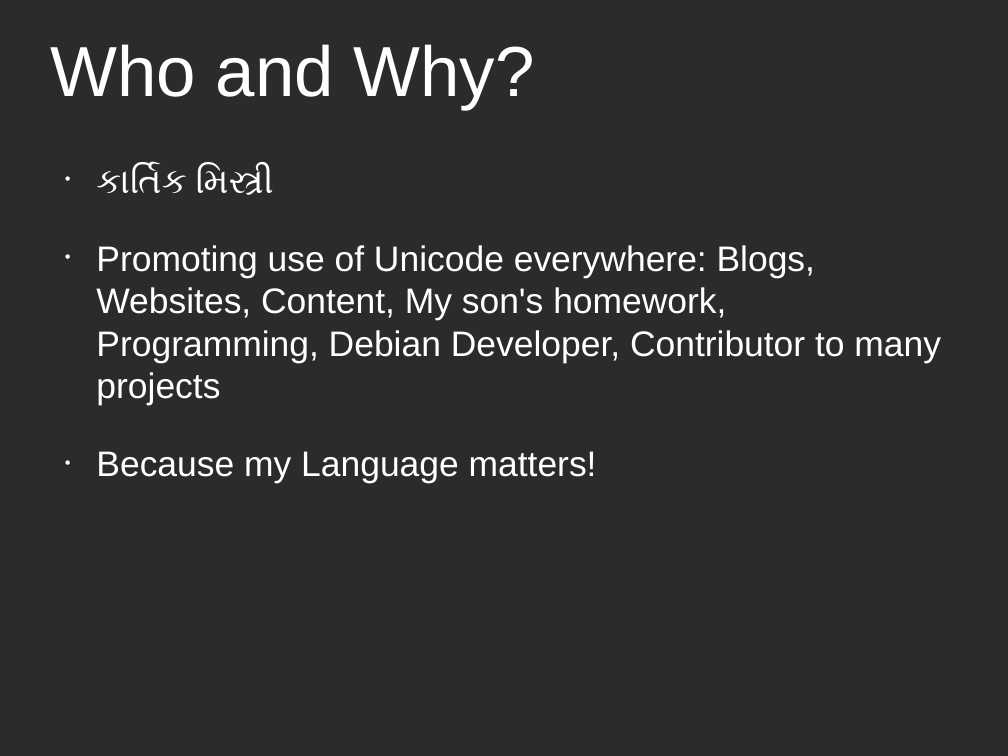
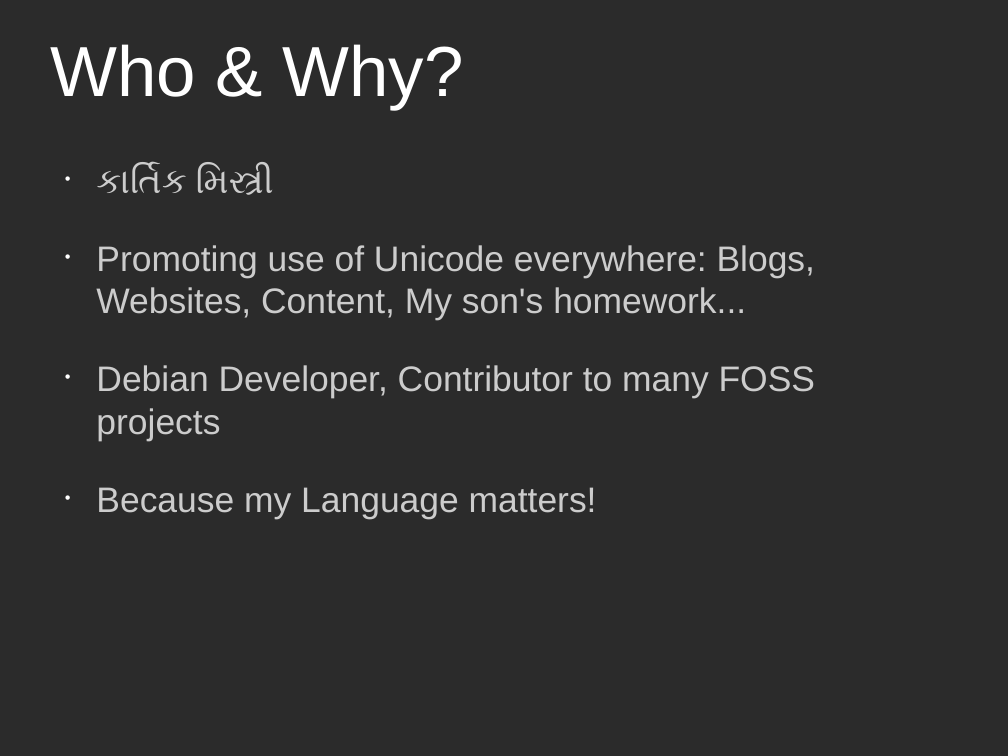
Before and after one commit to kartikm/talks, a slide deck: slide 2 of unicode-and-openweb_FCRS-CEPT_18122009.odp. Drawn at 1008x756 pixels with LibreOffice and Linux fonts; fonts in the diff are those of the drawing; background and template pictures are left out; a plain dark background stands for a picture behind light text. Boxes give left, top, right and bottom in pixels: in the first picture for what was removed or moved away, otherwise in the second. Text is boxed around its words. In the diff, an @@ line names an element or a change of style, - is before the commit and + after.

```diff
--- a/unicode-and-openweb_FCRS-CEPT_18122009.odp
+++ b/unicode-and-openweb_FCRS-CEPT_18122009.odp
@@ title at bbox=[50, 44, 464, 109]: text changed @@
-Who and Why?
+Who & Why?
@@ text at bbox=[96, 165, 597, 519]: text colour #FFFFFF to #CCCCCC in "કાર્તિક મિસ્ત્રી", "Because my Language matters!" @@
@@ text at bbox=[96, 245, 815, 441]: text changed; text colour #FFFFFF to #CCCCCC @@
-• Promoting use of Unicode everywhere: Blogs, Websites, Content, My son's homework, Programming, Debian Developer, Contributor to many projects
+• Promoting use of Unicode everywhere: Blogs, Websites, Content, My son's homework...
+• Debian Developer, Contributor to many FOSS projects
```
Also in this commit, not shown: 7 other slides changed, 1 other file.
